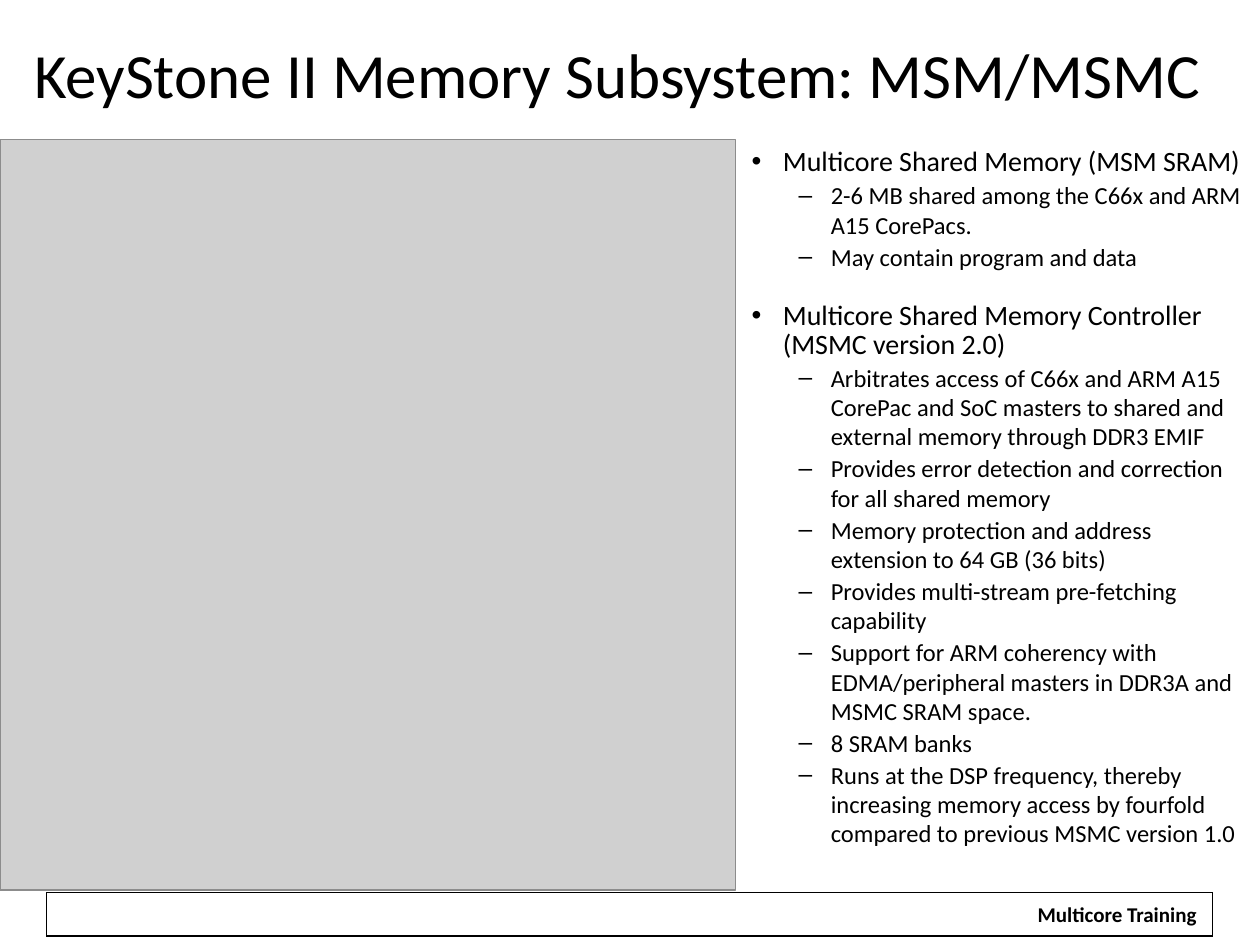
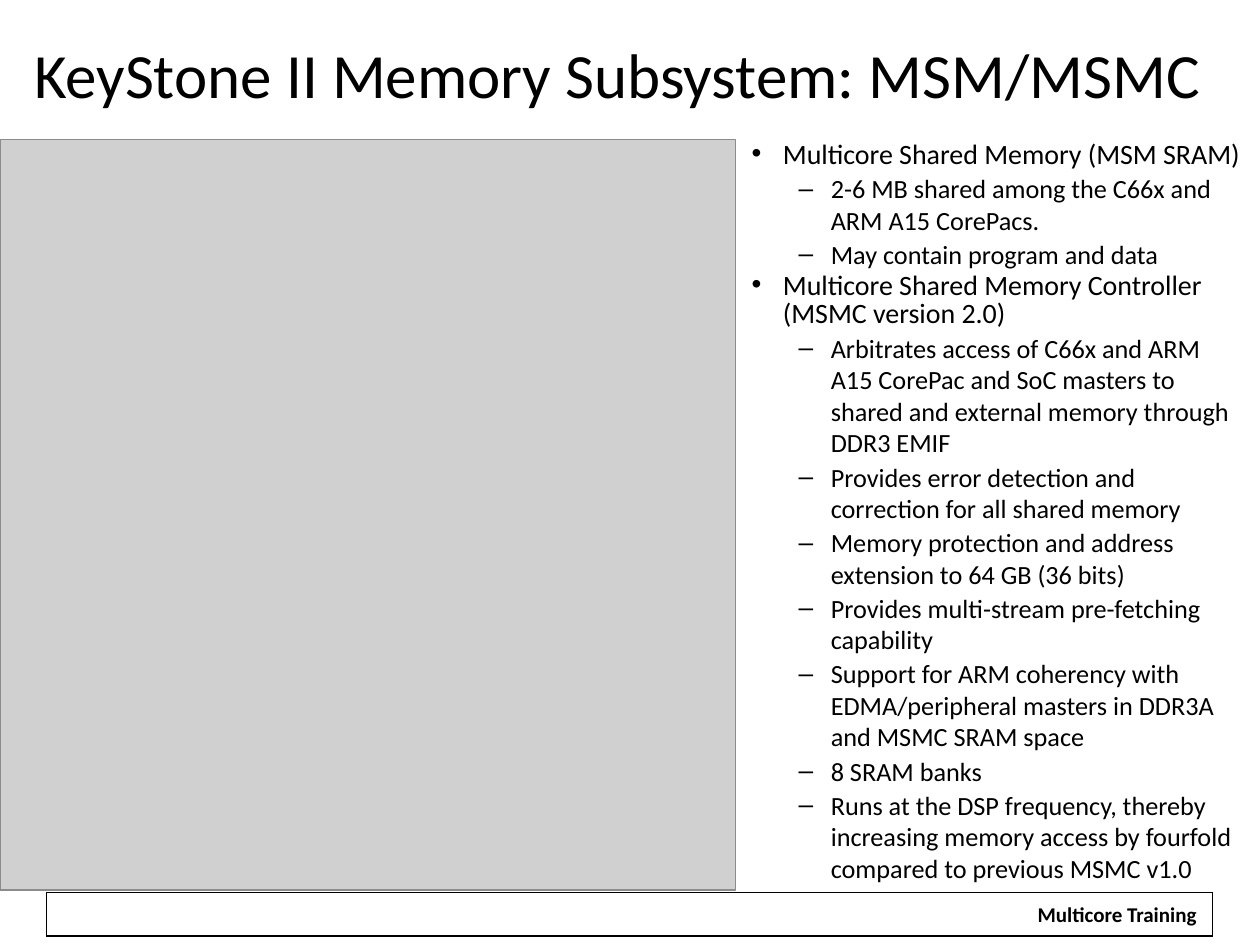
Before and after one commit to hari1989/keystone-workshop, a slide deck: slide 19 of slides/KeyStone SoC Overview.pptx. Drawn at 1260x945 pixels with LibreOffice and Linux fonts; fonts in the diff are those of the drawing; grey boxes stand for pictures; background and template pictures are left out. Boxes give left, top, right and bottom in pixels: in the first picture for what was removed or moved away, otherwise in the second. Text is boxed around its words. In the diff, an @@ line names an element or a change of style, - is before the commit and + after.

```diff
--- a/slides/KeyStone SoC Overview.pptx
+++ b/slides/KeyStone SoC Overview.pptx
@@ text "Multicore Shared Memory (MSM SRAM)": place and size @@
-text "Multicore Shared Memory (MSM SRAM)" at [783, 150, 1240, 846]
+text "Multicore Shared Memory (MSM SRAM)" at [783, 143, 1239, 883]
@@ text at [831, 179, 1229, 782]: size 14 to 15 pt in "2-6 MB shared among the C66x and ...", "May contain program and data", "Arbitrates access of C66x and ARM A15 ...", "Provides error detection and correction for all ..." and 3 more places @@
@@ text at [831, 664, 1214, 751]: text changed; size 14 to 15 pt @@
-  – Support for ARM coherency with EDMA/peripheral masters in DDR3A and MSMC SRAM space.
+  – Support for ARM coherency with EDMA/peripheral masters in DDR3A and MSMC SRAM space
@@ text at [831, 796, 1231, 883]: text changed; size 14 to 15 pt @@
-  – Runs at the DSP frequency, thereby increasing memory access by fourfold compared to previous MSMC version 1.0
+  – Runs at the DSP frequency, thereby increasing memory access by fourfold compared to previous MSMC v1.0
```
Also in this commit, not shown: 14 other slides changed, 7 other files.
